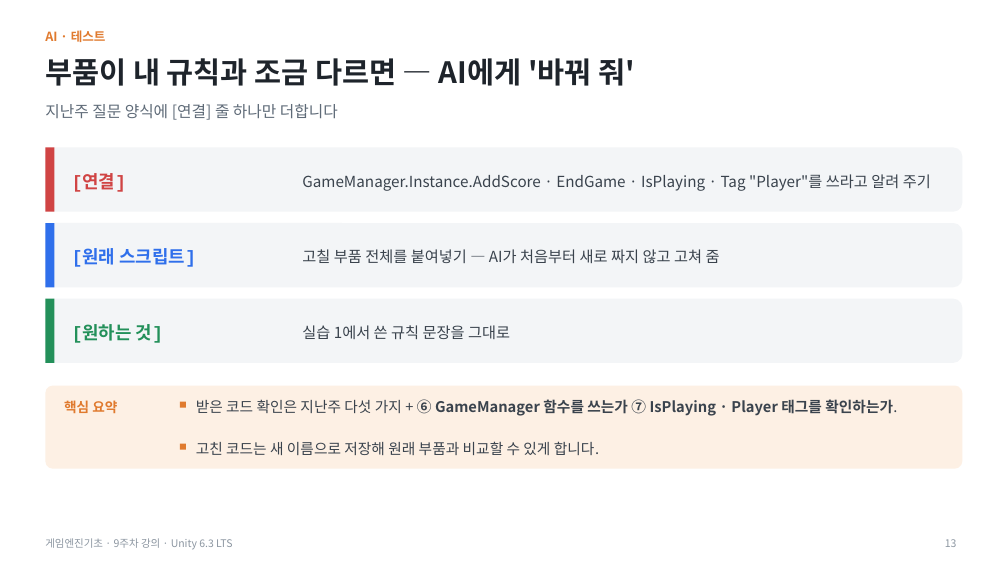
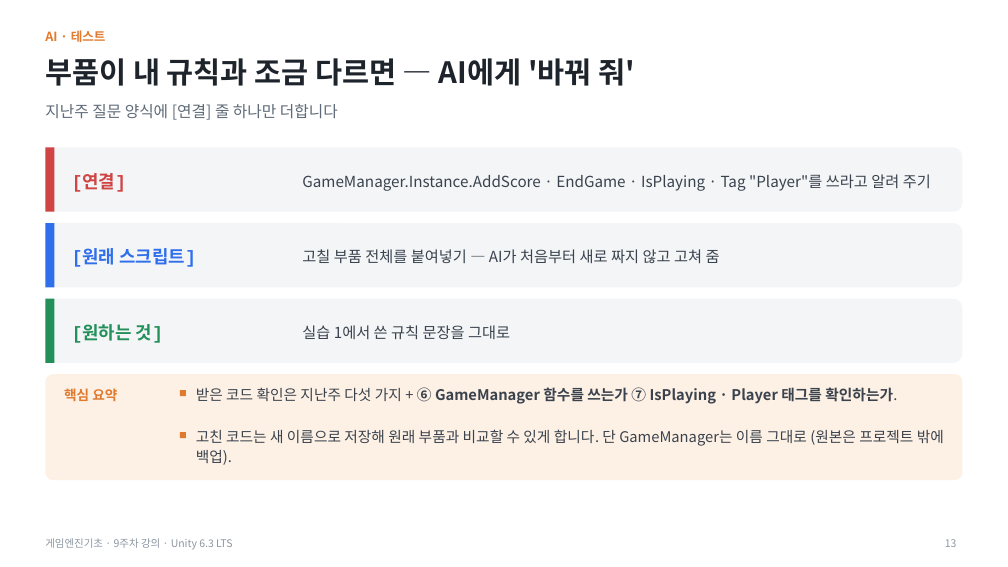
Before and after one commit to iplay-garden/game-engine-basics, a slide deck: slide 13 of 9주차/한국어/게임엔진기초_9주차_오프라인_강의슬라이드.pptx. Drawn at 1008x567 pixels with LibreOffice and Linux fonts; fonts in the diff are those of the drawing. Boxes give left, top, right and bottom in pixels: in the first picture for what was removed or moved away, otherwise in the second. Text is boxed around its words. In the diff, an @@ line names an element or a change of style, - is before the commit and + after.

```diff
--- a/9주차/한국어/게임엔진기초_9주차_오프라인_강의슬라이드.pptx
+++ b/9주차/한국어/게임엔진기초_9주차_오프라인_강의슬라이드.pptx
@@ rounded rectangle: place and size @@
-rounded rectangle at [45,386,963,469]
+rounded rectangle at [45,374,963,480]
@@ rounded rectangle at [45,374,963,480]: proportions changed @@
@@ 2 texts, 2 rectangles: place and size @@
-2 texts, 2 rectangles at [64,399,897,450]
+2 texts, 2 rectangles at [64,387,897,439]
@@ text at [196,429,944,465]: text changed @@
-고친 코드는 새 이름으로 저장해 원래 부품과 비교할 수 있게 합니다.
+고친 코드는 새 이름으로 저장해 원래 부품과 비교할 수 있게 합니다. 단 GameManager는 이름 그대로 (원본은 프로젝트 밖에 백업).
```
Also in this commit, not shown: 9 other files.
